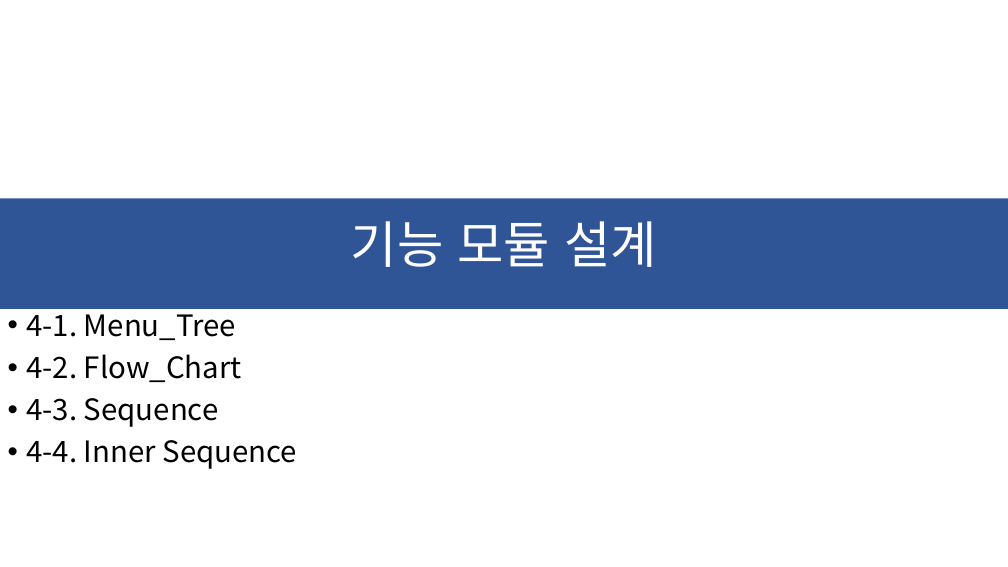
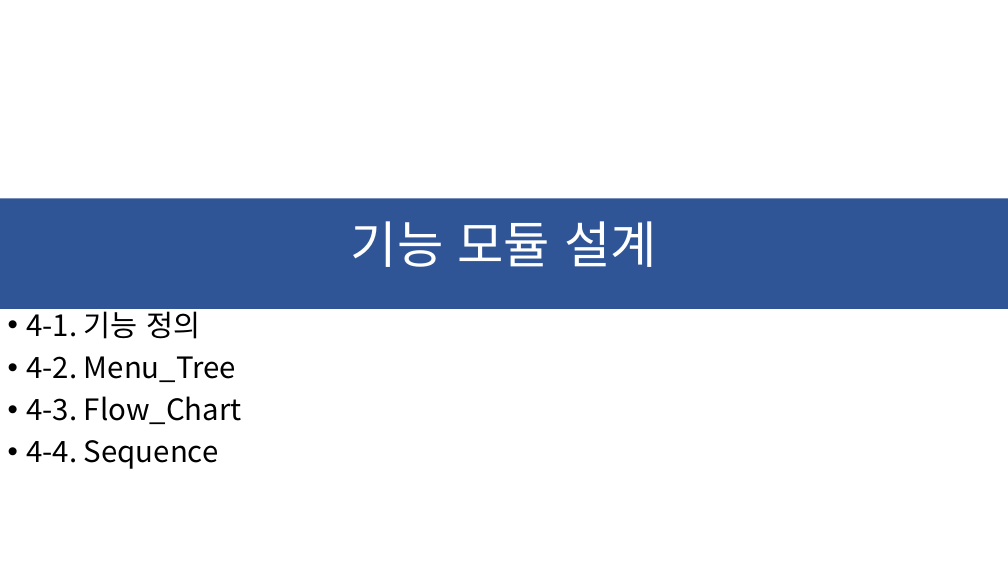
Before and after one commit to ChaeSung-Lee/DJ_InternShip, a slide deck: slide 29 of 2021_Summer/jp.hong/Project_BnC_jph.pptx. Drawn at 1008x567 pixels with LibreOffice and Linux fonts; fonts in the diff are those of the drawing. Boxes give left, top, right and bottom in pixels: in the first picture for what was removed or moved away, otherwise in the second. Text is boxed around its words. In the diff, an @@ line names an element or a change of style, - is before the commit and + after.

```diff
--- a/2021_Summer/jp.hong/Project_BnC_jph.pptx
+++ b/2021_Summer/jp.hong/Project_BnC_jph.pptx
@@ text at (26,306,242,469): text changed @@
-• 4-1. Menu_Tree
-• 4-2. Flow_Chart
-• 4-3. Sequence
-• 4-4. Inner Sequence
+• 4-1. 기능 정의
+• 4-2. Menu_Tree
+• 4-3. Flow_Chart
+• 4-4. Sequence
```
Also in this commit, not shown: 9 other slides changed, 2 slides added, 1 slide removed.
